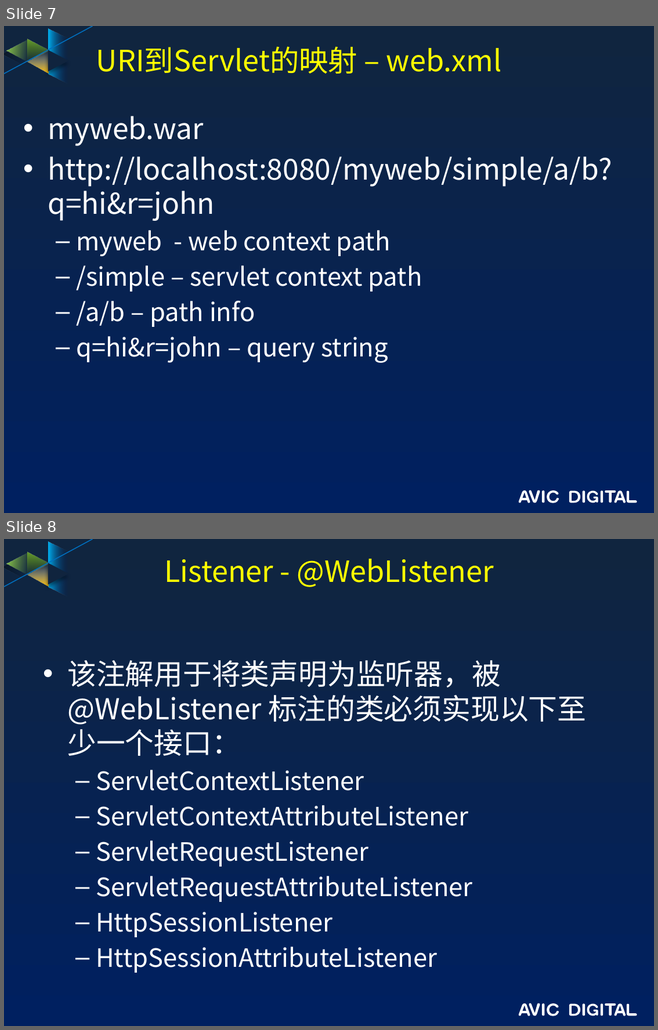
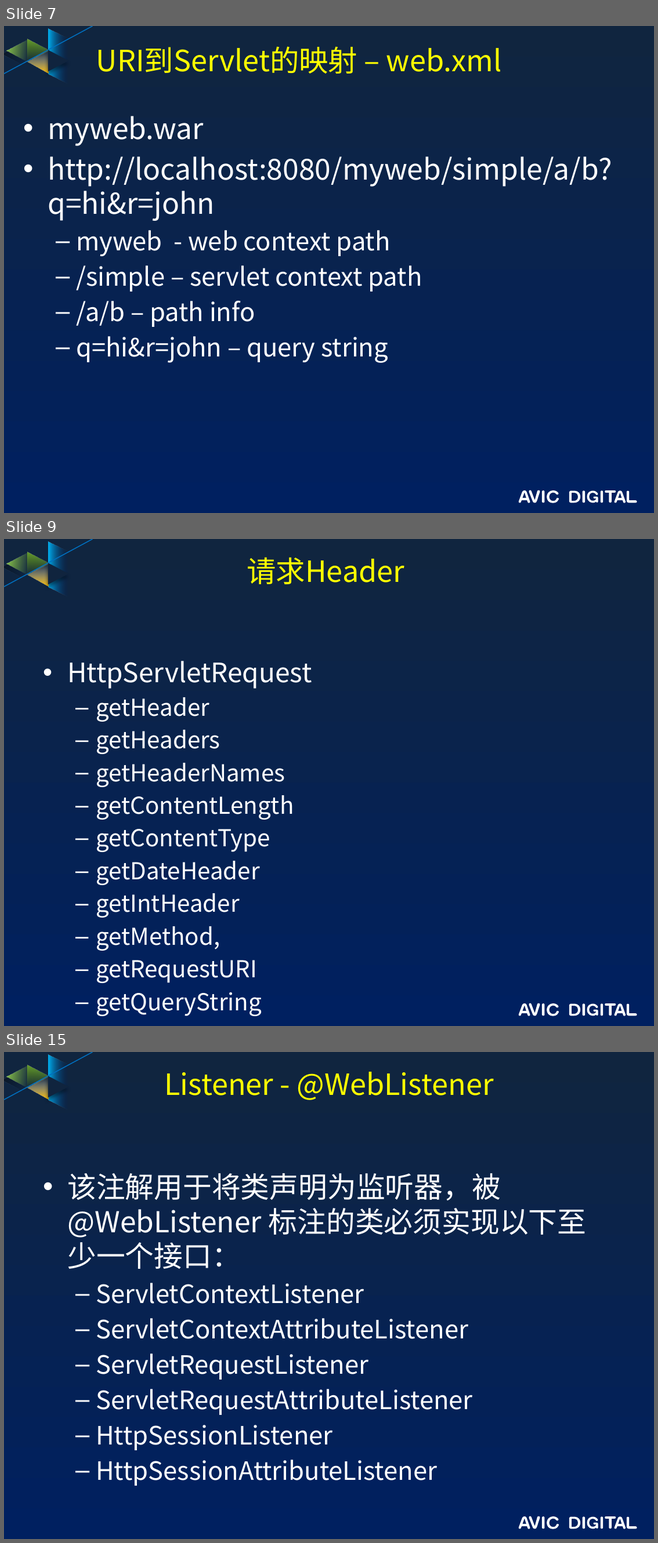
Before and after one commit to guofengzh/java-way, a slide deck: spring/docs/02-servlet-basic.pptx. Shown one above the other, each under a label of ours: slides 7 and 8 before the commit, slides 7, 9 and 15 after it; the slides between them are not shown. The pictures are 658x1030 and 658x1543 pixels, drawn with LibreOffice and Linux fonts; fonts in the diff are those of the drawing; background and template pictures are left out. Boxes give left, top, right and bottom in pixels: in the first picture for what was removed or moved away, otherwise in the second. Text is boxed around its words. In the diff, an @@ line names an element or a change of style, - is before the commit and + after.

```diff
--- a/spring/docs/02-servlet-basic.pptx
+++ b/spring/docs/02-servlet-basic.pptx
@@ slide 9 added at bbox=[4, 539, 654, 1026], background gradient #10253F to #002060; not listed: 17 template elements that a slide beside it also shows @@
@@ title added at bbox=[247, 557, 405, 584], 32.4 pt, text #FFFF00 @@
+请求Header
@@ text added at bbox=[67, 661, 311, 983], 25.9 pt, text #FFFFFF @@
+• HttpServletRequest
+  – getHeader
+  – getHeaders
+  – getHeaderNames
+  – getContentLength
+  – getContentType
+  – getDateHeader
+  – getIntHeader
+  – getMethod,
+  – getRequestURI
+  – getQueryString
@@ what was slide 8 is now slide 15 @@
```
Also in this commit, not shown: 6 other slides added.
